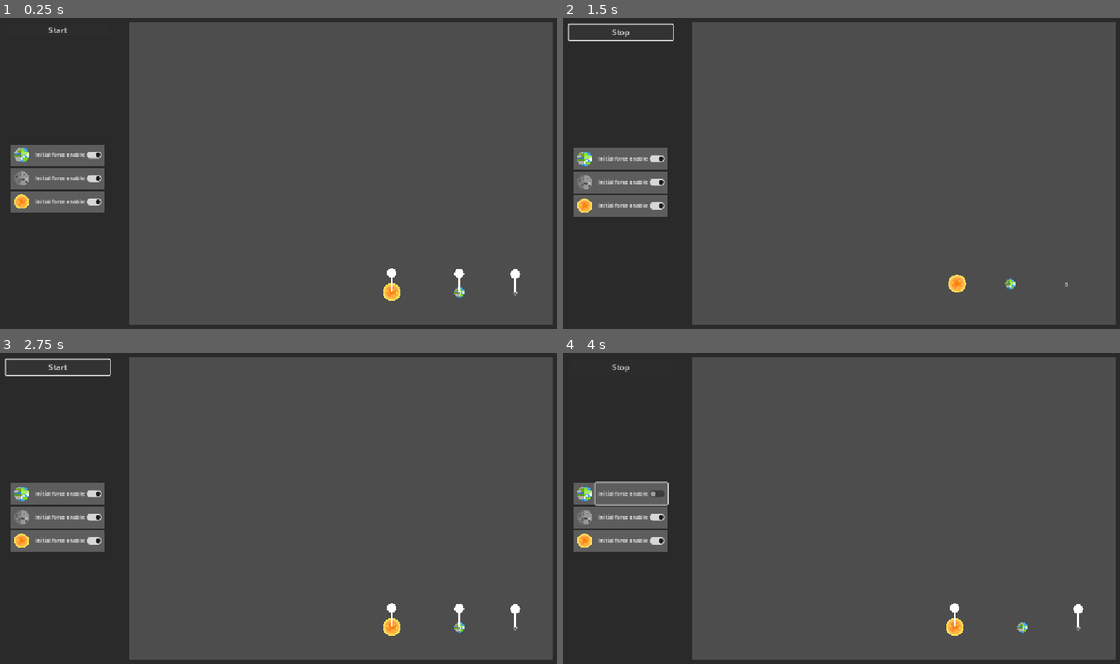
Above: before the commit, frames 1-4 (two rows, left to right).
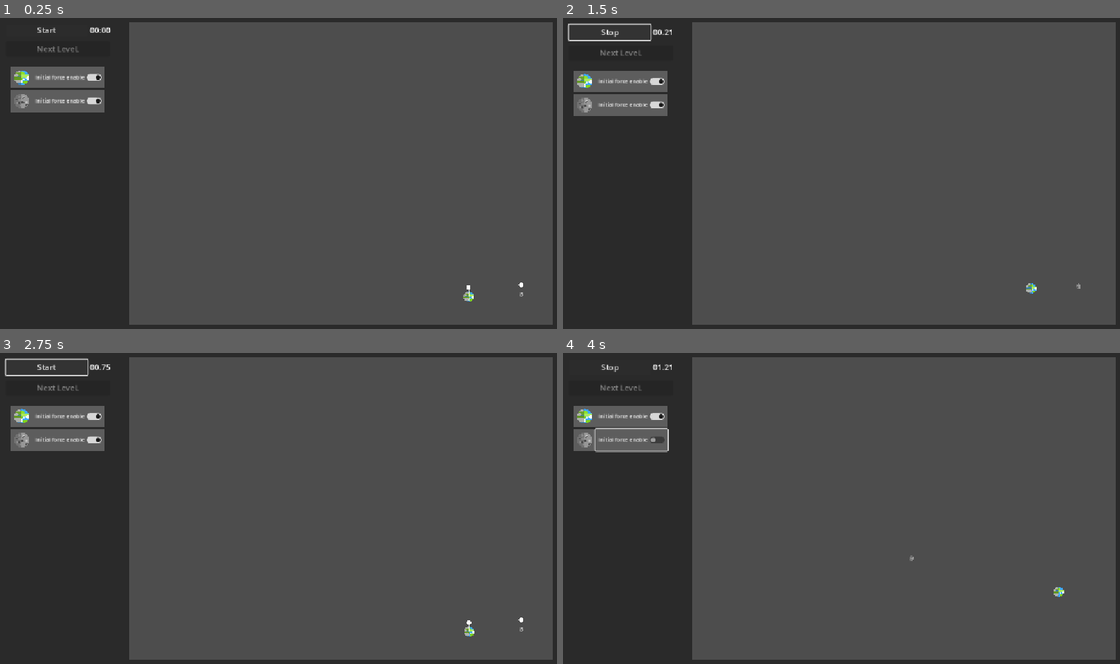
Above: after the commit, the same moments.

Repository: Ahmed-Dardouri/GMTK_prototype_orbits
Game: Godot game, scene res://scenes/game.tscn
Two runs of this game, one before a commit and one after it. Both use one fixed random seed, a clock stepped at 60 frames per second and the inputs below.
Inputs (mouse positions are in pixels of both pictures, inside the frame that each line leads up to):
- Up to frame 1 (0.25 s): no input
- Up to frame 2 (1.5 s): click (1030, 297) at 0.52 s; click "Start" at 1.25 s
- Up to frame 3 (2.75 s): click "Stop" at 2 s
- Up to frame 4 (4 s): click "Start" at 2.75 s; click "Initial force enable" at 3.5 s

The runs differ from the first frame. In frame 1, 6.4% of the frame differs, in the area x 1-94%, y 2-92%; in frame 2, 6.3%; in frame 3, 6.5%; in frame 4, 6.6%, in the area x 1-94%, y 3-91%.

Commit message:
added more levels

Diff:
--- a/scenes/game.tscn
+++ b/scenes/game.tscn
@@ -8,6 +8,11 @@
 [ext_resource type="Texture2D" uid="uid://b1trqd4pbrii8" path="res://sprites/earth.png" id="6_gee14"]
 [ext_resource type="Texture2D" uid="uid://cshys3nneo7nx" path="res://sprites/moon.png" id="7_0tnpc"]
 [ext_resource type="Texture2D" uid="uid://dgfk5ayl118n7" path="res://sprites/sun.png" id="8_gee14"]
+[ext_resource type="Texture2D" uid="uid://yvs45jyahlvk" path="res://sprites/mercury.png" id="9_kvuet"]
+[ext_resource type="Texture2D" uid="uid://dw728qt3gey55" path="res://sprites/venus.png" id="10_trtic"]
+[ext_resource type="Texture2D" uid="uid://dl8jik0ex2nee" path="res://sprites/mars.png" id="11_ir15t"]
+[ext_resource type="Texture2D" uid="uid://llfjixxn0qg8" path="res://sprites/jupiter.png" id="12_ca42v"]
+[ext_resource type="Texture2D" uid="uid://dallujn4ivmeh" path="res://sprites/saturn.png" id="13_rysoc"]
 
 [node name="Game" type="Node"]
 script = ExtResource("1_lbhrr")
@@ -31,15 +36,46 @@
 visible = false
 
 [node name="earth" parent="Bodies" instance=ExtResource("5_u5sy4")]
-position = Vector2(369, 243)
+position = Vector2(388, 252)
 sprite_texture = ExtResource("6_gee14")
 
 [node name="moon" parent="Bodies" instance=ExtResource("5_u5sy4")]
-position = Vector2(483, 244)
+position = Vector2(495, 247)
 MASS = 20
 sprite_texture = ExtResource("7_0tnpc")
 
 [node name="sun" parent="Bodies" instance=ExtResource("5_u5sy4")]
-position = Vector2(231, 242)
+position = Vector2(276, 251)
 MASS = 300
 sprite_texture = ExtResource("8_gee14")
+
+[node name="mercury" parent="Bodies" instance=ExtResource("5_u5sy4")]
+position = Vector2(165, 251)
+MASS = 30
+sprite_texture = ExtResource("9_kvuet")
+
+[node name="venus" parent="Bodies" instance=ExtResource("5_u5sy4")]
+position = Vector2(57, 252)
+MASS = 70
+sprite_texture = ExtResource("10_trtic")
+
+[node name="mars" parent="Bodies" instance=ExtResource("5_u5sy4")]
+position = Vector2(-51, 253)
+MASS = 50
+sprite_texture = ExtResource("11_ir15t")
+
+[node name="jupiter" parent="Bodies" instance=ExtResource("5_u5sy4")]
+position = Vector2(-153, 255)
+MASS = 200
+sprite_texture = ExtResource("12_ca42v")
+
+[node name="saturn" parent="Bodies" instance=ExtResource("5_u5sy4")]
+position = Vector2(-246, 253)
+MASS = 150
+sprite_texture = ExtResource("13_rysoc")
+
+[node name="Timer" type="Timer" parent="."]
+wait_time = 0.05
+one_shot = true
+
+[connection signal="timeout" from="Timer" to="." method="_on_timer_timeout"]
--- a/scenes/ui.tscn
+++ b/scenes/ui.tscn
@@ -6,6 +6,15 @@
 
 [sub_resource type="StyleBoxFlat" id="StyleBoxFlat_xlq6p"]
 bg_color = Color(0.172833, 0.172833, 0.172833, 1)
+
+[sub_resource type="StyleBoxFlat" id="StyleBoxFlat_nt7q6"]
+bg_color = Color(0.309565, 0.764723, 0.517138, 1)
+
+[sub_resource type="StyleBoxFlat" id="StyleBoxFlat_x4jx1"]
+bg_color = Color(0.412736, 0.663827, 0.534592, 1)
+
+[sub_resource type="StyleBoxFlat" id="StyleBoxFlat_yev5y"]
+bg_color = Color(0.273523, 0.772706, 0.471046, 1)
 
 [node name="UI" type="Control"]
 layout_mode = 3
@@ -20,8 +29,9 @@
 layout_mode = 1
 anchors_preset = -1
 anchor_right = 0.224
-anchor_bottom = 1.0
+anchor_bottom = 0.997
 offset_right = -0.0480042
+offset_bottom = -0.0560303
 grow_vertical = 2
 theme_override_styles/panel = SubResource("StyleBoxEmpty_nt7q6")
 
@@ -35,13 +45,29 @@
 [node name="VBoxContainer" type="VBoxContainer" parent="PanelContainer/MarginContainer"]
 layout_mode = 2
 size_flags_horizontal = 0
-theme_override_constants/separation = 210
+theme_override_constants/separation = 10
 
-[node name="Button" type="Button" parent="PanelContainer/MarginContainer/VBoxContainer"]
+[node name="HBoxContainer" type="HBoxContainer" parent="PanelContainer/MarginContainer/VBoxContainer"]
 layout_mode = 2
+
+[node name="Button" type="Button" parent="PanelContainer/MarginContainer/VBoxContainer/HBoxContainer"]
+layout_mode = 2
+size_flags_horizontal = 3
 theme_override_font_sizes/font_size = 16
 theme_override_styles/normal = SubResource("StyleBoxFlat_xlq6p")
 text = "Start"
+
+[node name="Label" type="Label" parent="PanelContainer/MarginContainer/VBoxContainer/HBoxContainer"]
+layout_mode = 2
+text = "00:00"
+
+[node name="level_up_button" type="Button" parent="PanelContainer/MarginContainer/VBoxContainer"]
+layout_mode = 2
+theme_override_styles/hover = SubResource("StyleBoxFlat_nt7q6")
+theme_override_styles/pressed = SubResource("StyleBoxFlat_x4jx1")
+theme_override_styles/normal = SubResource("StyleBoxFlat_yev5y")
+disabled = true
+text = "Next LeveL"
 
 [node name="MarginContainer" type="MarginContainer" parent="PanelContainer/MarginContainer/VBoxContainer"]
 layout_mode = 2
@@ -57,4 +83,5 @@
 size_flags_horizontal = 0
 size_flags_vertical = 0
 
-[connection signal="button_down" from="PanelContainer/MarginContainer/VBoxContainer/Button" to="." method="_on_button_button_down"]
+[connection signal="button_down" from="PanelContainer/MarginContainer/VBoxContainer/HBoxContainer/Button" to="." method="_on_button_button_down"]
+[connection signal="button_down" from="PanelContainer/MarginContainer/VBoxContainer/level_up_button" to="." method="_on_level_up_button_button_down"]
--- a/scripts/game.gd
+++ b/scripts/game.gd
@@ -4,12 +4,15 @@
 @onready var sandbox := $sandbox
 @onready var bodies := $Bodies
 @onready var ui := $UI
+@onready var timer := $Timer
 
-var level :int = 1
+const MAX_LEVEL = 6
+var level :int = 0
 # Called when the node enters the scene tree for the first time.
 func _ready() -> void:
+	connect_god_signals()
+	connect_ui_signals()
 	connect_sandbox_signals()
-	assert(god != null, "There is no GOD!")
 	start_level()
 	pass # Replace with function body.
 
@@ -28,7 +31,8 @@
 
 func start_level()-> void:
 	set_god_children()
-	set_UI()
+	timer.start()
+
 
 func hide_bodies() -> void:
 	for body in bodies.get_children():
@@ -59,3 +63,29 @@
 
 func set_UI() -> void:
 	ui.set_UI_bodies(god.get_children())
+	ui.reset_simulation()
+
+func pass_level():
+	if level < MAX_LEVEL:
+		level += 1
+
+func connect_ui_signals():
+	ui.timer_passed.connect(pass_level)
+	ui.next_level_request.connect(load_next_level)
+
+func connect_god_signals():
+	god.simulation_started.connect(simulation_started_handler)
+	god.simulation_stopped.connect(simulation_stopped_handler)
+
+func simulation_started_handler():
+	pass
+
+func simulation_stopped_handler():
+	ui.reset_simulation()
+
+func load_next_level():
+	start_level()
+
+
+func _on_timer_timeout() -> void:
+	set_UI()
--- a/scripts/god.gd
+++ b/scripts/god.gd
@@ -1,7 +1,11 @@
 extends Node
+
+signal simulation_stopped
+signal simulation_started
+
 @onready var god = $"."
-const GRAVITY = 400
-var simulation_started := false
+const GRAVITY = 350
+var simulation_ongoing := false
 # Called when the node enters the scene tree for the first time.
 func _ready() -> void:
 	pass # Replace with function body.
@@ -9,7 +13,10 @@
 
 # Called every frame. 'delta' is the elapsed time since the previous frame.
 func _physics_process(delta: float) -> void:
-	if simulation_started == true:
+
+	if Input.is_mouse_button_pressed(MOUSE_BUTTON_RIGHT):
+		print(get_children())
+	if simulation_ongoing == true:
 		apply_gravity_to_all()
 
 
@@ -28,22 +35,27 @@
 			celestial_body.apply_godly_force(force_vector)
 	pass
 
+
 func start_simulation() -> void:
-	simulation_started = true
+	simulation_ongoing = true
 	for body in god.get_children():
 		body.start_simulation()
+	emit_signal("simulation_started")
 
 func stop_simulation() -> void:
-	simulation_started = false
+	simulation_ongoing = false
 	for body in god.get_children():
 		body.stop_simulation()
+	emit_signal("simulation_stopped")
 
 
-func play_stop() -> void:
-	if simulation_started:
+func play_stop() -> bool:
+	if simulation_ongoing:
 		stop_simulation()
+		return false
 	else:
 		start_simulation()
+		return true
 
 func failed() -> void:
 	stop_simulation()
--- a/scripts/planet.gd
+++ b/scripts/planet.gd
@@ -26,13 +26,12 @@
 	sprite.texture = sprite_texture
 	sprite.scale *= 0.28
 
-	print(scale_multiplier)
 
 	Collision_shape.disabled = collision_disabled
 	drooped_pos = position
 	scale *= scale_multiplier
 
-	arrow.scale /= scale_multiplier
+	arrow.scale /= scale_multiplier*2
 
 	set_arrow_visibile(true)
 
@@ -49,11 +48,9 @@
 func apply_godly_force(force: Vector2):
 	sum_acceleration += force / MASS
 
-
 func _on_button_button_down() -> void:
 	drag_drop = true
 	pass # Replace with function body.
-
 
 func _on_button_button_up() -> void:
 	drag_drop = false
--- a/scripts/ui.gd
+++ b/scripts/ui.gd
@@ -1,13 +1,24 @@
 extends Control
+
+signal timer_passed
+signal next_level_request
+
 
 @onready var god : Node2D = %god
 @onready var bodies_ui = $PanelContainer/MarginContainer/VBoxContainer/MarginContainer/bodies_ui
-@onready var play_button = $PanelContainer/MarginContainer/VBoxContainer/Button
+@onready var play_button = $PanelContainer/MarginContainer/VBoxContainer/HBoxContainer/Button
+@onready var counter_label = $PanelContainer/MarginContainer/VBoxContainer/HBoxContainer/Label
+@onready var next_lvl = $PanelContainer/MarginContainer/VBoxContainer/level_up_button
 
 var button_Start_text = "Start"
 var button_Stop_text = "Stop"
+const COUNTER_WIN_CON = 5
+var timer_sigmal_emitted : bool = false
+var simulation_ongoing : bool = false
 
 var game_mngr : Node
+
+var counter_value : float = 0
 
 # Called when the node enters the scene tree for the first time.
 func _ready() -> void:
@@ -16,12 +27,17 @@
 
 # Called every frame. 'delta' is the elapsed time since the previous frame.
 func _process(delta: float) -> void:
+	update_counter_value(delta)
+	check_timer()
 	pass
 
 
 func _on_button_button_down() -> void:
-	god.play_stop()
-	toggle_play_button_text()
+	if god.play_stop():
+		start_simulation()
+	else:
+		reset_simulation()
+
 
 func set_UI_bodies(bodies : Array[Node]):
 	if bodies.size() > 0:
@@ -36,11 +52,47 @@
 func bodies_ui_append(body: Node) -> void:
 		var body_ui = preload("res://scenes/body_ui.tscn").instantiate()
 		body_ui.texture = body.sprite_texture
+
 		body_ui.set_initial_force.connect(body.enable_initial_force)
 		bodies_ui.add_child(body_ui)
 
-func toggle_play_button_text() -> void:
-	if play_button.text == button_Start_text:
-		play_button.text = button_Stop_text
+
+
+func start_simulation() -> void:
+	counter_value = 0
+	simulation_ongoing = true
+	timer_sigmal_emitted = false
+	play_button.text = button_Stop_text
+	counter_label.add_theme_color_override("font_color", Color.WHITE)
+
+func reset_simulation() -> void:
+	counter_value = 0
+	simulation_ongoing = false
+	timer_sigmal_emitted = false
+	play_button.text = button_Start_text
+	counter_label.add_theme_color_override("font_color", Color.WHITE)
+
+func update_counter_value(delta : float) -> void:
+	if simulation_ongoing:
+		counter_value += delta
+		counter_label.text = counter_float2str(counter_value)
 	else:
-		play_button.text = button_Start_text
+		counter_value = 0
+
+func counter_float2str(counter_value: float) -> String:
+	var counter_string = "%02d.%02d" % [
+		int(counter_value),
+		int((counter_value - int(counter_value)) * 100)
+	]
+	return counter_string
+
+func check_timer() -> void:
+	if counter_value > COUNTER_WIN_CON && timer_sigmal_emitted == false:
+		emit_signal("timer_passed")
+		timer_sigmal_emitted = true
+		counter_label.add_theme_color_override("font_color", Color.GREEN)
+		next_lvl.disabled = false
+
+func _on_level_up_button_button_down() -> void:
+	emit_signal("next_level_request")
+	next_lvl.disabled = true
Not shown: 1 places in scenes/game.tscn that only renumber resources
Not shown: 1 places in scenes/ui.tscn that only renumber resources
Binary file removed: sprites/enemy.png
Binary file added: sprites/jupiter.png
Not shown, added: sprites/jupiter.png.import
Binary file added: sprites/mars.png
Not shown, changed: sprites/mars.png.import
Binary file added: sprites/mercury.png
Not shown, added: sprites/mercury.png.import
Binary file added: sprites/saturn.png
Not shown, added: sprites/saturn.png.import
Binary file added: sprites/venus.png
(and 1 more such lines)
